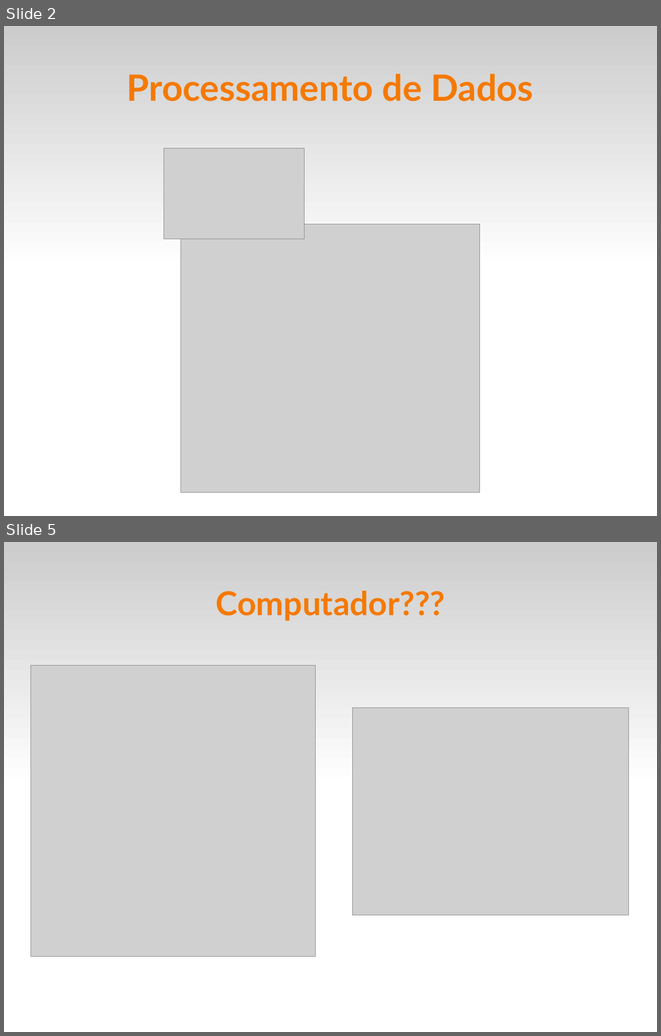
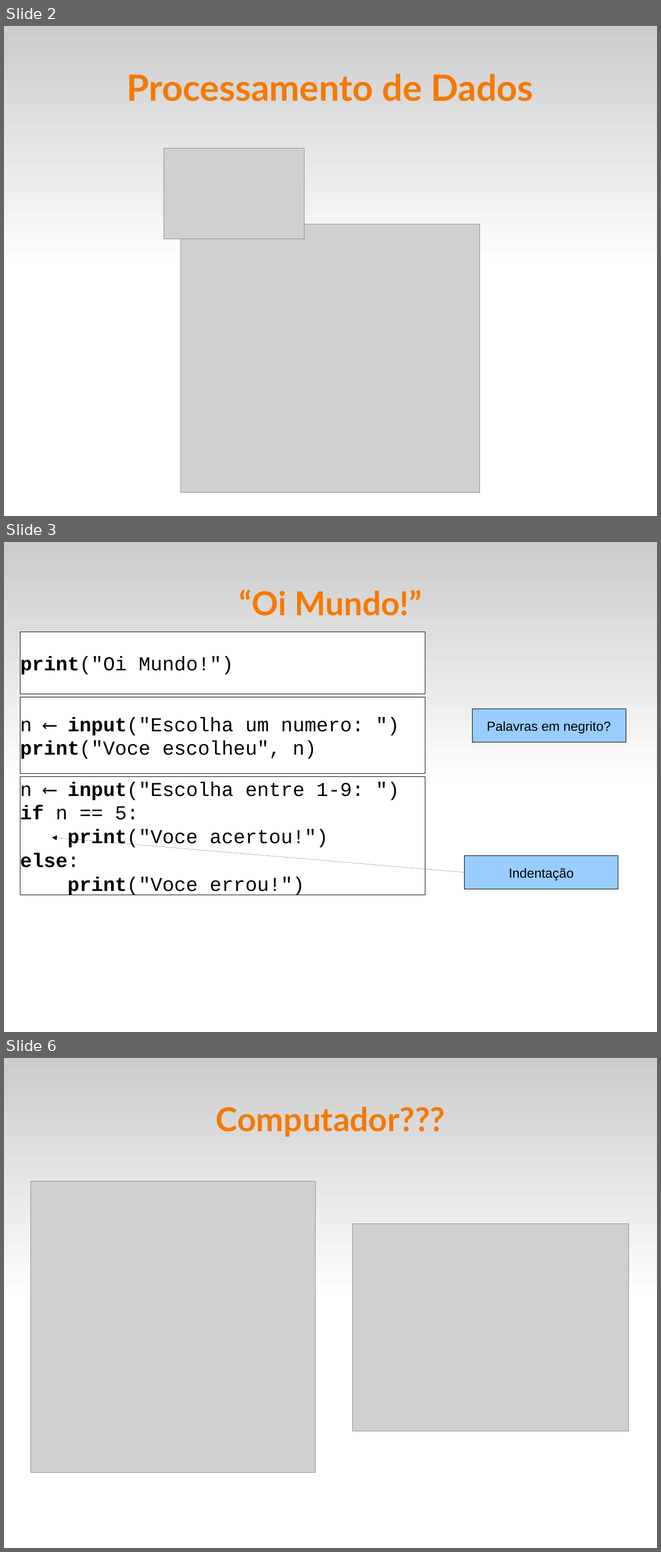
Before and after one commit to fsantanna-uerj/IPD, a slide deck: slides/ipd-01.odp. Shown one above the other, each under a label of ours: slides 2 and 5 before the commit, slides 2, 3 and 6 after it; the slides between them are not shown. The pictures are 661x1036 and 661x1552 pixels, drawn with LibreOffice and Linux fonts; fonts in the diff are those of the drawing; grey boxes stand for pictures. Boxes give left, top, right and bottom in pixels: in the first picture for what was removed or moved away, otherwise in the second. Text is boxed around its words. In the diff, an @@ line names an element or a change of style, - is before the commit and + after.

```diff
--- a/slides/ipd-01.odp
+++ b/slides/ipd-01.odp
@@ slide 3 added at (4, 542, 657, 1032), background #FFFFFF; not listed: 1 template element that a slide beside it also shows @@
@@ title added at (239, 589, 422, 616), 40 pt, text #F57900, bold @@
+“Oi Mundo!”
@@ rectangle added at (20, 632, 425, 694), fill #FFFFFF, outline #000000 0 pt, 24 pt, text #000000 @@
+print("Oi Mundo!")
@@ rectangle added at (20, 697, 425, 773), fill #FFFFFF, outline #000000 0 pt, 24 pt, text #000000 @@
+n ⟵ input("Escolha um numero: ")
+print("Voce escolheu", n)
@@ rectangle added at (472, 709, 626, 742), fill #99CCFF, outline #000000 0 pt, 16 pt, text #000000 @@
+Palavras em negrito?
@@ rectangle added at (20, 777, 425, 894), fill #FFFFFF, outline #000000 0 pt, 24 pt, text #000000 @@
+n ⟵ input("Escolha entre 1-9: ")
+if n == 5:
+print("Voce acertou!")
+else:
+print("Voce errou!")
@@ arrow added from (465, 872) to (52, 837), #000000 0 pt @@
@@ rectangle added at (465, 855, 618, 889), fill #99CCFF, outline #000000 0 pt, 16 pt, text #000000 @@
+Indentação
@@ what was slide 5 is now slide 6 @@
```
Also in this commit, not shown: 2 slides changed, 2 other slides added, 2 slides removed, 2 other files.
